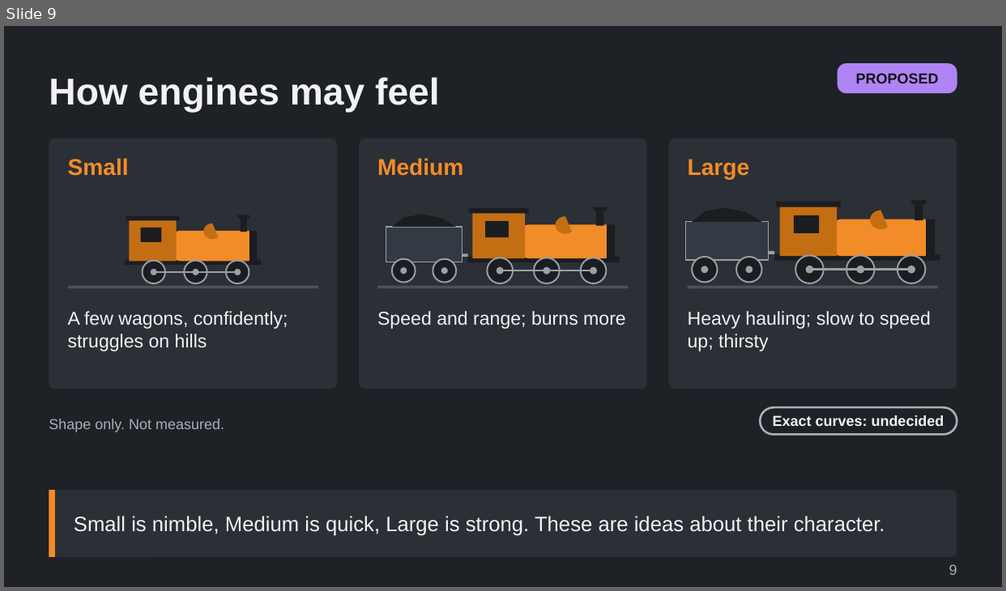
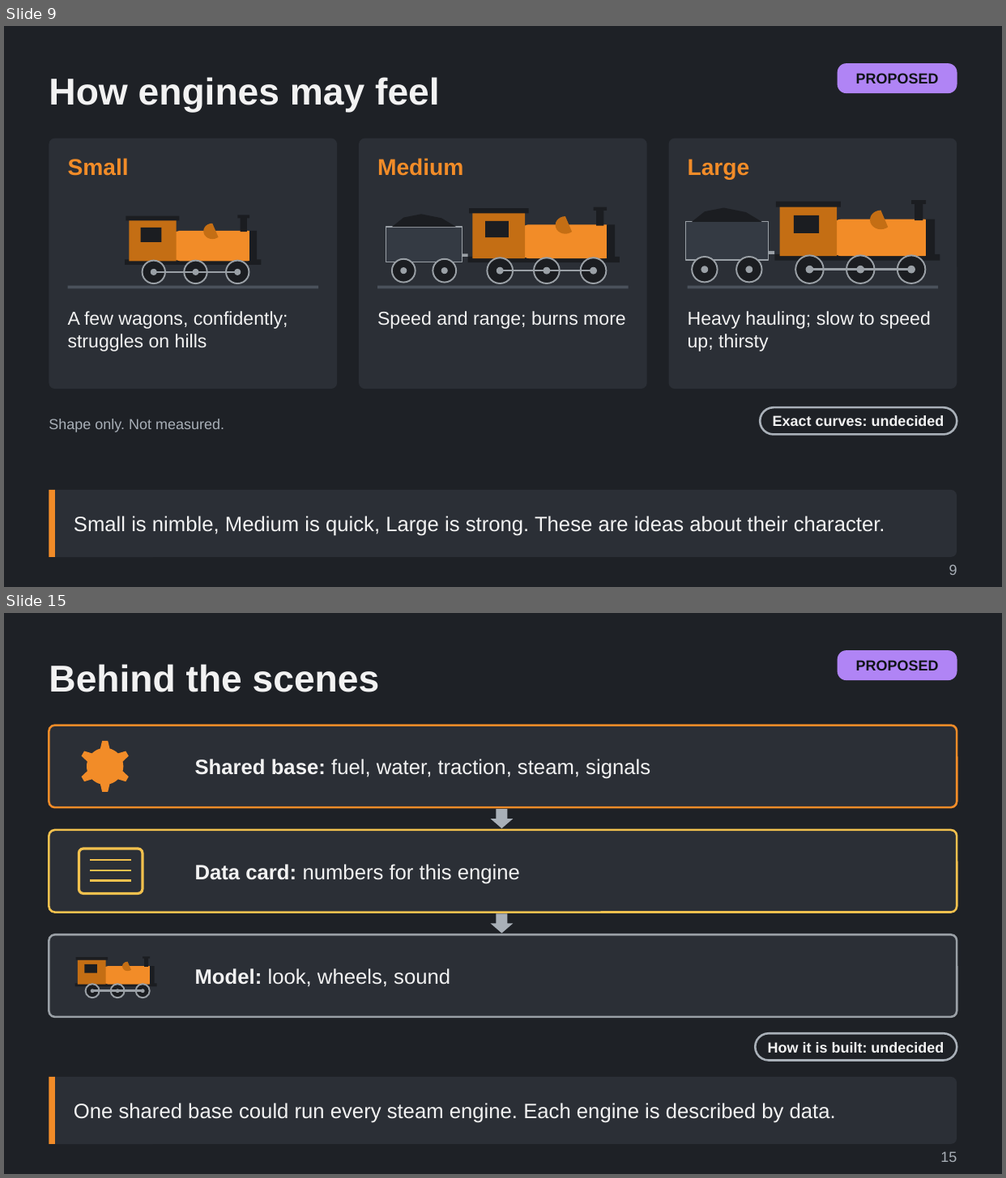
Before and after one commit to Tarenkookoo/Satisfactory---Early-Locomotion, a slide deck: Reporting/Claude Presents/Deck9_Balance/How_the_Mod_Is_Balanced_Explained.pptx. Shown one above the other, each under a label of ours: slide 9 before the commit, slides 9 and 15 after it; the slides between them are not shown. The pictures are 1006x591 and 1006x1178 pixels, drawn with LibreOffice and Linux fonts; fonts in the diff are those of the drawing. Boxes give left, top, right and bottom in pixels: in the first picture for what was removed or moved away, otherwise in the second. Text is boxed around its words. In the diff, an @@ line names an element or a change of style, - is before the commit and + after.

```diff
--- a/Reporting/Claude Presents/Deck9_Balance/How_the_Mod_Is_Balanced_Explained.pptx
+++ b/Reporting/Claude Presents/Deck9_Balance/How_the_Mod_Is_Balanced_Explained.pptx
@@ slide 15 added at (4, 613, 1002, 1174), background #1E2126 @@
@@ rounded rectangle added at (837, 650, 957, 680), fill #B084F5, 14 pt, text #101418, bold @@
+PROPOSED
@@ title added at (49, 664, 380, 692), 36 pt, text #F2F2F2, bold @@
+Behind the scenes
@@ group added at (49, 726, 957, 828): 1 rounded rectangle, 1 gear, 1 text, 1 down arrow @@
+Shared base: fuel, water, traction, steam, signals
@@ group added at (49, 830, 957, 934): 3 lines, 2 rounded rectangles, 1 text, 1 down arrow @@
+Data card: numbers for this engine
@@ group added at (49, 935, 957, 1017): 7 rectangles, 6 ellipses, 2 rounded rectangles, 1 chord (boxed as its full ellipse), 1 line, 1 text @@
+Model: look, wheels, sound
@@ rounded rectangle added at (756, 1033, 957, 1061), outline #A9B0B8 2 pt, 14 pt, text #F2F2F2, bold @@
+How it is built: undecided
@@ rounded rectangle added at (49, 1077, 957, 1144), fill #2B2F36 @@
@@ rectangle added at (49, 1077, 55, 1144), fill #F28C28 @@
@@ text added at (74, 1103, 836, 1123), 20 pt, text #F2F2F2 @@
+One shared base could run every steam engine. Each engine is described by data.
@@ text added at (940, 1152, 957, 1162), 14 pt, text #A9B0B8 @@
+15
```
Also in this commit, not shown: 8 other slides added, 3 other files.
